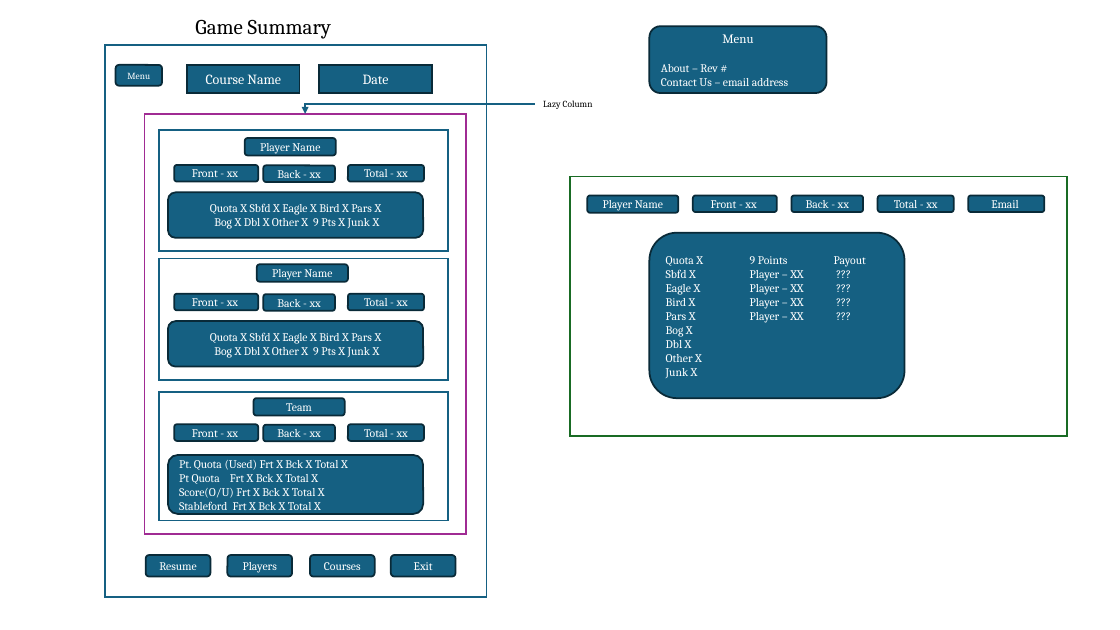
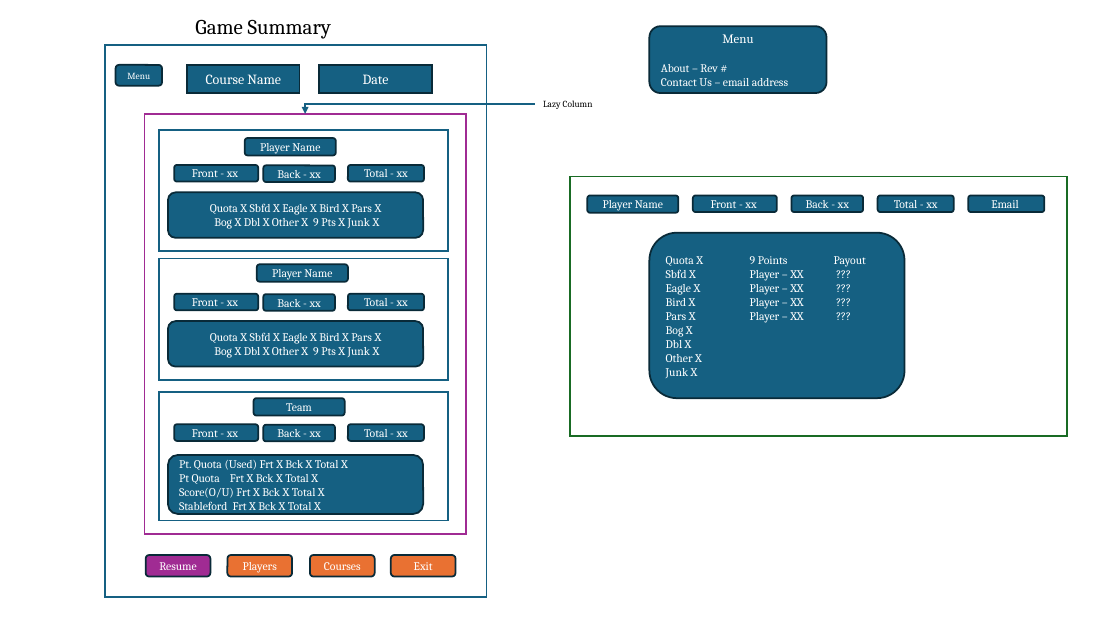
Before and after one commit to RugbyGuy01/TeamScoreRev4, a slide deck: slide 3 of Documentation/TeamScoreLayout.pptx. Drawn at 1120x630 pixels with LibreOffice and Linux fonts; fonts in the diff are those of the drawing. Boxes give left, top, right and bottom in pixels: in the first picture for what was removed or moved away, otherwise in the second. Text is boxed around its words. In the diff, an @@ line names an element or a change of style, - is before the commit and + after.

```diff
--- a/Documentation/TeamScoreLayout.pptx
+++ b/Documentation/TeamScoreLayout.pptx
@@ rounded rectangle "Resume" at bbox=[145, 555, 210, 577]: fill #156082 to #A02B93 @@
@@ fill #156082 to #E97132 in 3 elements at bbox=[228, 555, 292, 577], bbox=[310, 555, 375, 577], bbox=[391, 555, 455, 577] @@
```
Also in this commit, not shown: 1 slide added, 20 other files.
